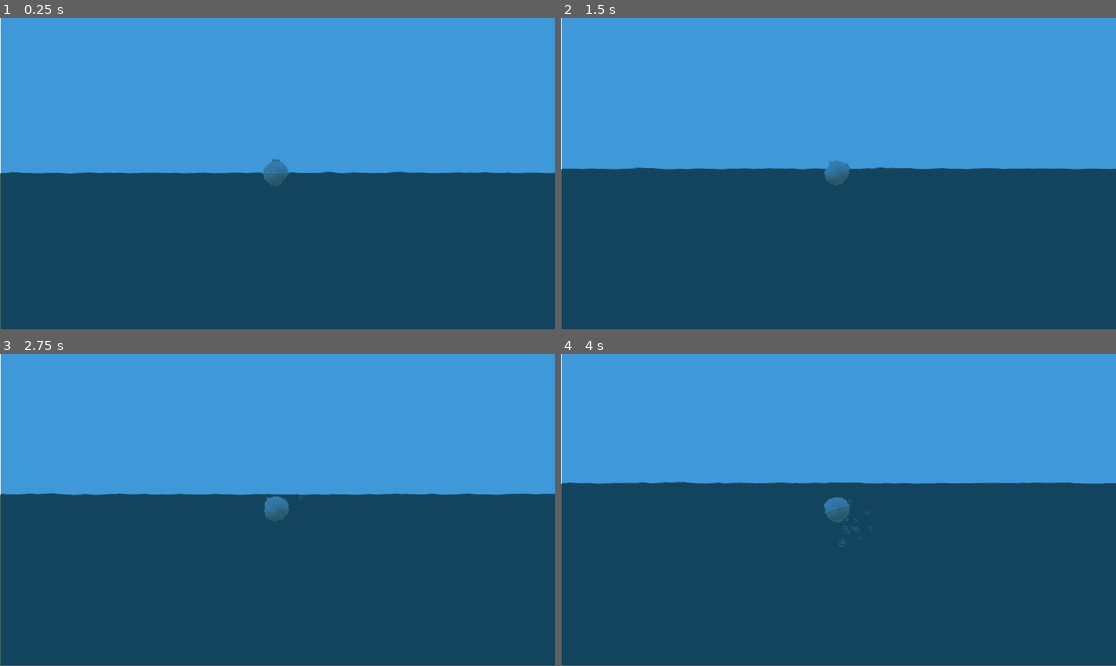
Above: before the commit, frames 1-4 (two rows, left to right).
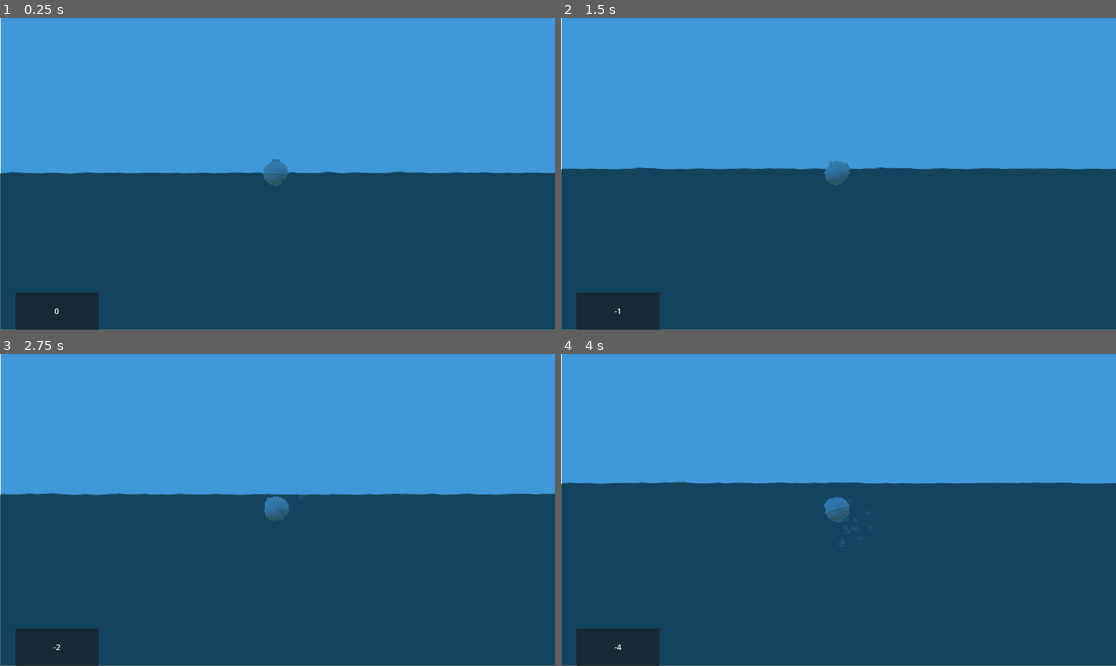
Above: after the commit, the same moments.

Repository: weronikaolejniczak/rated-t-for-trash
Game: Godot game, scene res://Scenes/Game/game_scene.tscn
The game is run twice, just before and just after one commit, with the same random seed, the same clock (stepped at 60 frames per second) and the same inputs. The engine's default icon, where the game draws it, is replaced by a stand-in: a white triangle on a blue panel in a dark square.
Inputs:
- Up to frame 1 (0.25 s): no input
- Up to frame 2 (1.5 s): tap Enter at 0.5 s; hold D (rotate_right) 0.53-1.28 s; hold Space (boost) 0.53-1.28 s; hold A (rotate_left) from 1.28 s (still down); tap Space (boost) at 1.35 s
- Up to frame 3 (2.75 s): tap Enter at 2 s; release A (rotate_left) at 2.03 s; hold D (rotate_right) from 2.03 s (still down); hold Space (boost) from 2.03 s (still down)
- Up to frame 4 (4 s): release Space (boost) at 2.78 s; tap Space (boost) at 2.85 s; release D (rotate_right) at 3.53 s; hold A (rotate_left) from 3.53 s (still down); hold Space (boost) from 3.53 s (still down)

The runs differ from the first frame. In frame 1, 1.8% of the frame differs, in the area x 2-18%, y 87-100%; in frame 2, 1.8%; in frame 3, 1.8%; in frame 4, 1.8%.

Commit message:
depth calculation

Diff:
--- /dev/null
+++ b/Scenes/Game/game.gd
@@ -0,0 +1,21 @@
+extends Node3D
+
+## How fast does it get dark
+@export_range(1000.0, 10000.0) var fog_depth_scale: float = 5000.0
+
+@onready var player: Player = $Player
+@onready var world_environment: WorldEnvironment = $WorldEnvironment
+@onready var depth_ui_label: Control = $UI/DepthMeter/Label
+
+# Called every frame. 'delta' is the elapsed time since the previous frame.
+func _process(_delta: float) -> void:
+	var depth = player.get_depth()
+	var density = clamp(abs(depth) / fog_depth_scale, 0.0001, 0.2)
+
+	if (depth_ui_label): depth_ui_label.text = str(depth)
+
+	# bright and no light -> 0.001
+	# first light -> 0.03
+	# very dark -> 1.0
+	# pitch black -> 2.0
+	world_environment.environment.volumetric_fog_density = density
--- a/Scenes/Game/game_scene.tscn
+++ b/Scenes/Game/game_scene.tscn
@@ -1,24 +1,12 @@
-[gd_scene load_steps=11 format=3 uid="uid://b53pfq04i66yx"]
+[gd_scene load_steps=12 format=3 uid="uid://b53pfq04i66yx"]
 
 [ext_resource type="PackedScene" uid="uid://bi47kxe10605f" path="res://Scenes/Player/player.tscn" id="1_2p8i2"]
+[ext_resource type="Script" uid="uid://608u0y5rwy1g" path="res://Scenes/Game/game.gd" id="1_m6pt0"]
 [ext_resource type="PackedScene" uid="uid://bfpbl3k6wqqeq" path="res://Scenes/Camera/camera.tscn" id="2_7r8ec"]
 [ext_resource type="PackedScene" uid="uid://cuv7hwr6hsmuy" path="res://Scenes/Water/water_scene.tscn" id="3_04h35"]
 [ext_resource type="PackedScene" uid="uid://c5bdt61nijh0t" path="res://Scenes/Material/material.tscn" id="4_83mwp"]
 [ext_resource type="PackedScene" uid="uid://gv78faxp2l67" path="res://Scenes/Spawner/spawner.tscn" id="4_kr7le"]
-
-[sub_resource type="GDScript" id="GDScript_83mwp"]
-script/source = "extends Node3D
-
-
-# Called when the node enters the scene tree for the first time.
-func _ready() -> void:
-	pass # Replace with function body.
-
-
-# Called every frame. 'delta' is the elapsed time since the previous frame.
-func _process(delta: float) -> void:
-	pass
-"
+[ext_resource type="PackedScene" uid="uid://08inwdgabqo" path="res://Scenes/UI/ui.tscn" id="7_u63k7"]
 
 [sub_resource type="ProceduralSkyMaterial" id="ProceduralSkyMaterial_2p8i2"]
 sky_horizon_color = Color(0.662243, 0.671743, 0.686743, 1)
@@ -34,20 +22,17 @@
 sky = SubResource("Sky_l6yvh")
 tonemap_mode = 2
 volumetric_fog_enabled = true
-volumetric_fog_density = 0.0
+volumetric_fog_density = 0.03
 
 [sub_resource type="StandardMaterial3D" id="StandardMaterial3D_l6yvh"]
 albedo_color = Color(0.0894857, 0.19623, 0.206882, 1)
 
 [node name="Game" type="Node3D"]
-script = SubResource("GDScript_83mwp")
+script = ExtResource("1_m6pt0")
+fog_depth_scale = 4292.0
 
 [node name="WorldEnvironment" type="WorldEnvironment" parent="."]
 environment = SubResource("Environment_04h35")
-
-[node name="DirectionalLight3D" type="DirectionalLight3D" parent="."]
-transform = Transform3D(-0.866025, -0.433013, 0.25, 0, 0.5, 0.866025, -0.5, 0.75, -0.433013, 0, 0, 0)
-visible = false
 
 [node name="Background" type="CSGBox3D" parent="."]
 transform = Transform3D(1, 0, 0, 0, 1, 0, 0, 0, 1, 0, -1000, -20)
@@ -77,3 +62,5 @@
 
 [node name="WaterEffect" parent="." node_paths=PackedStringArray("player") instance=ExtResource("3_04h35")]
 player = NodePath("../Player")
+
+[node name="UI" parent="." instance=ExtResource("7_u63k7")]
--- a/Scenes/Player/player.gd
+++ b/Scenes/Player/player.gd
@@ -11,6 +11,10 @@
 @export var max_speed: float = 200.0
 
 @onready var bubble_particles: GPUParticles3D = $BubbleParticles
+
+func get_depth() -> int:
+	var depth = floor(self.global_position.y)
+	return depth
 
 # Called every frame. 'delta' is the elapsed time since the previous frame.
 func _process(delta: float) -> void:
--- /dev/null
+++ b/Scenes/UI/inventory.gd
@@ -0,0 +1,11 @@
+extends Container
+
+
+# Called when the node enters the scene tree for the first time.
+func _ready() -> void:
+	pass # Replace with function body.
+
+
+# Called every frame. 'delta' is the elapsed time since the previous frame.
+func _process(delta: float) -> void:
+	pass
--- /dev/null
+++ b/Scenes/UI/ui.tscn
@@ -0,0 +1,35 @@
+[gd_scene format=3 uid="uid://08inwdgabqo"]
+
+[node name="UI" type="Control"]
+layout_mode = 3
+anchors_preset = 15
+anchor_right = 1.0
+anchor_bottom = 1.0
+grow_horizontal = 2
+grow_vertical = 2
+
+[node name="DepthMeter" type="Panel" parent="."]
+layout_mode = 1
+anchors_preset = 2
+anchor_top = 1.0
+anchor_bottom = 1.0
+offset_left = 32.0
+offset_top = -78.0
+offset_right = 205.0
+grow_vertical = 0
+
+[node name="Label" type="RichTextLabel" parent="DepthMeter"]
+layout_mode = 1
+anchors_preset = 4
+anchor_top = 0.5
+anchor_bottom = 0.5
+offset_top = -39.0
+offset_right = 173.0
+offset_bottom = 39.0
+grow_vertical = 2
+theme_override_font_sizes/normal_font_size = 16
+text = "1000"
+fit_content = true
+autowrap_mode = 0
+horizontal_alignment = 1
+vertical_alignment = 1
Not shown, added: Scenes/Game/game.gd.uid
Not shown, added: Scenes/UI/inventory.gd.uid
